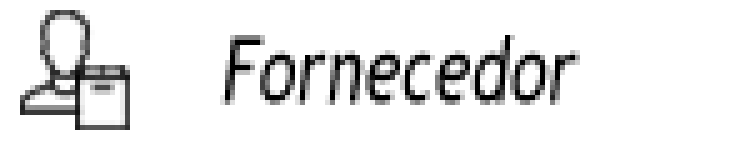
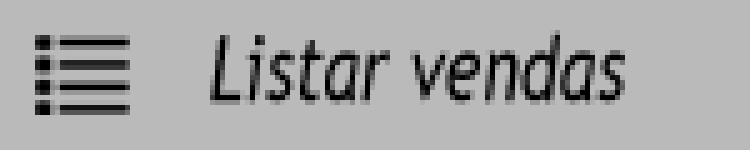
Layer changes from the first 750×150 image to the second:
showed group "Menu lateral" (21 layers) over (25, 20, 540, 135)
added group "Todas as vendas" with 2 layers in group "Itens menu" over (35, 30, 625, 115)
moved "List-52" (2nd of 4, in "Itens menu" › "Todas as vendas") into group "Todas as vendas" over (35, 35, 130, 115)
added layer "Listar vendas" in group "Todas as vendas" over (210, 30, 625, 105)
hid group "Fornecedor" (1st of 2, in "Itens menu") (3 layers) over (20, 10, 580, 130)
renamed "Layer 6" to "item", showed it over (0, 0, 750, 150)
renamed "Layer 4" to "press", showed it over (0, 0, 750, 150)
